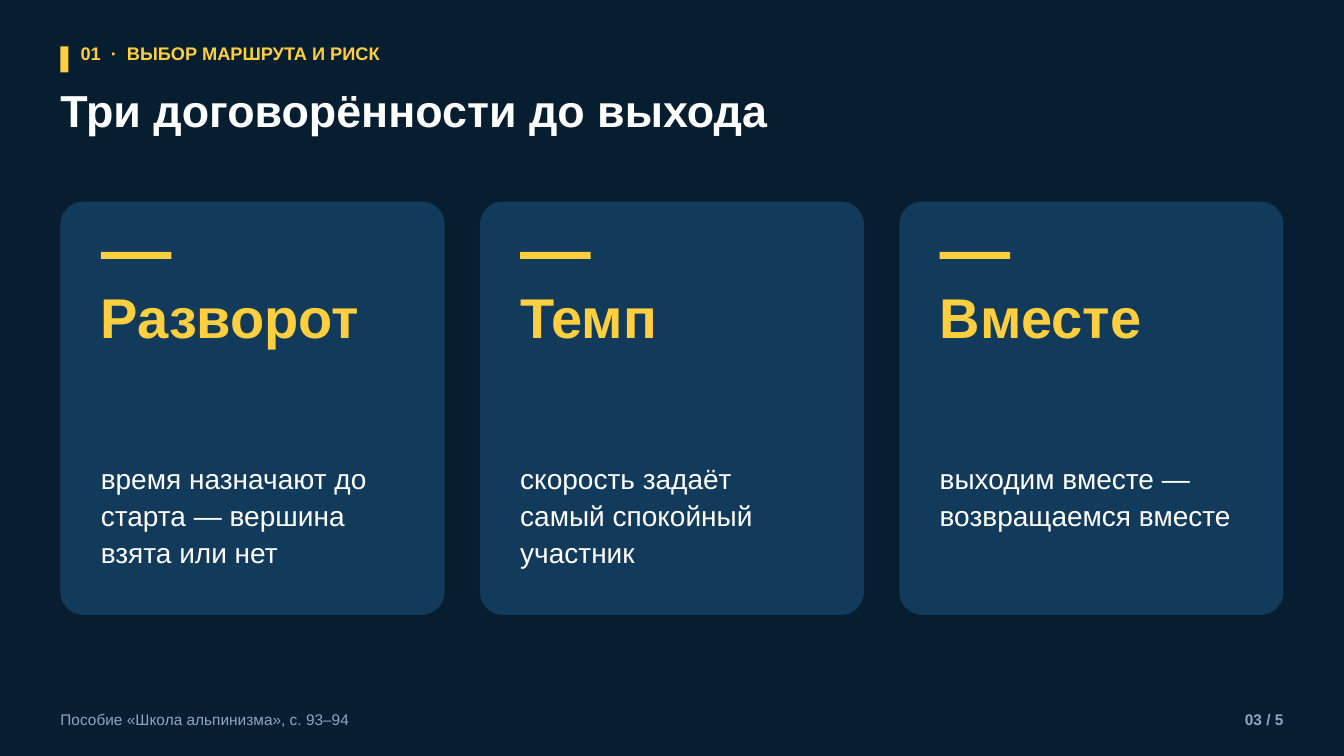
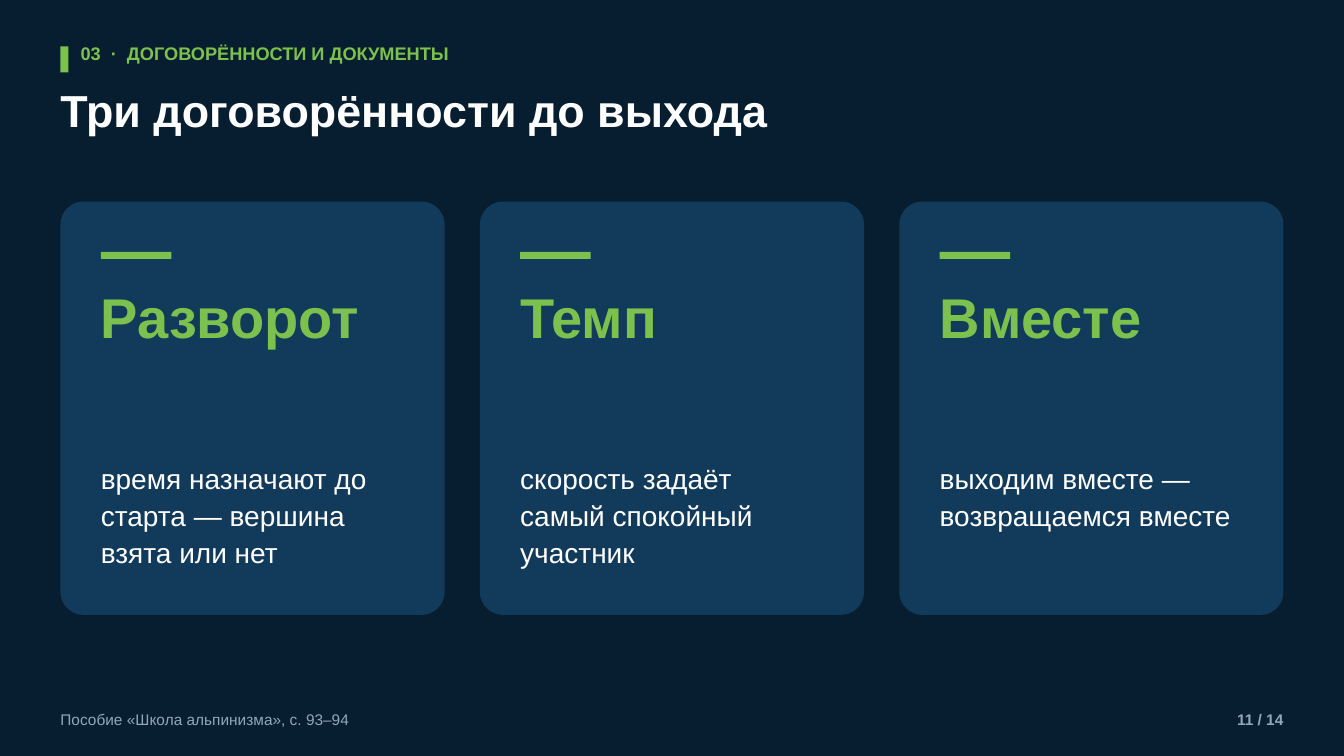
Before and after one commit to kirill54/far-education, a slide deck: slide 11 of presentations/lessons/M13-1_vybor-marshruta-i-risk.pptx (slide 3 before the commit). Drawn at 1344x756 pixels with LibreOffice and Linux fonts; fonts in the diff are those of the drawing. Boxes give left, top, right and bottom in pixels: in the first picture for what was removed or moved away, otherwise in the second. Text is boxed around its words. In the diff, an @@ line names an element or a change of style, - is before the commit and + after.

```diff
--- a/presentations/lessons/M13-1_vybor-marshruta-i-risk.pptx
+++ b/presentations/lessons/M13-1_vybor-marshruta-i-risk.pptx
@@ text at <box>81,46,449,64</box>: text changed; text colour #FFCF3F to #7CC14E @@
-01 · ВЫБОР МАРШРУТА И РИСК
+03 · ДОГОВОРЁННОСТИ И ДОКУМЕНТЫ
@@ fill #FFCF3F to #7CC14E in 4 elements at <box>60,46,69,73</box>, <box>101,252,171,259</box>, <box>520,252,591,259</box>, <box>940,252,1010,259</box> @@
@@ text colour #FFCF3F to #7CC14E in 3 elements at <box>101,299,359,348</box>, <box>520,299,657,339</box>, <box>940,299,1142,339</box> @@
@@ text at <box>1237,714,1283,725</box>: text changed @@
-03 / 5
+11 / 14
```
Also in this commit, not shown: 4 other slides changed, 9 slides added, 8 other files.
